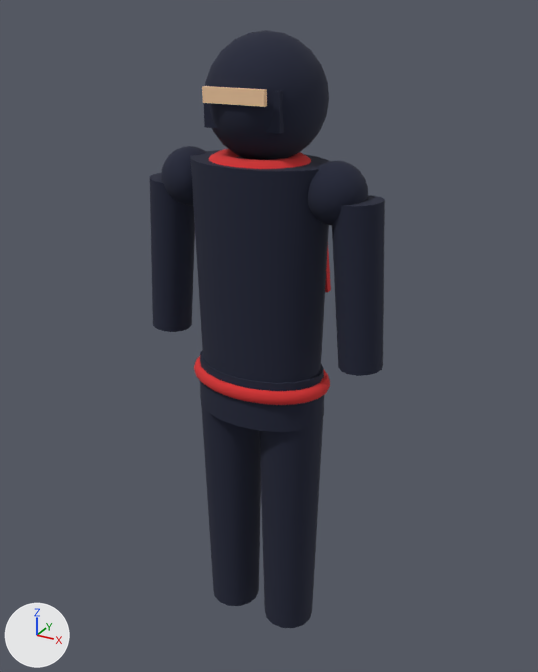
A saved change to the glTF model public/models/wear/suit_cool_1.glb.
Both versions are drawn from a 50 mm lens placed at (0.903, -1.595, 1.796), pointed at (-0.021, 0.086, 0.955). The axes (+X, +Y, +Z) are drawn at lower left. The lights are the same throughout. The older version comes first. Vertices at exactly the same position are counted once.
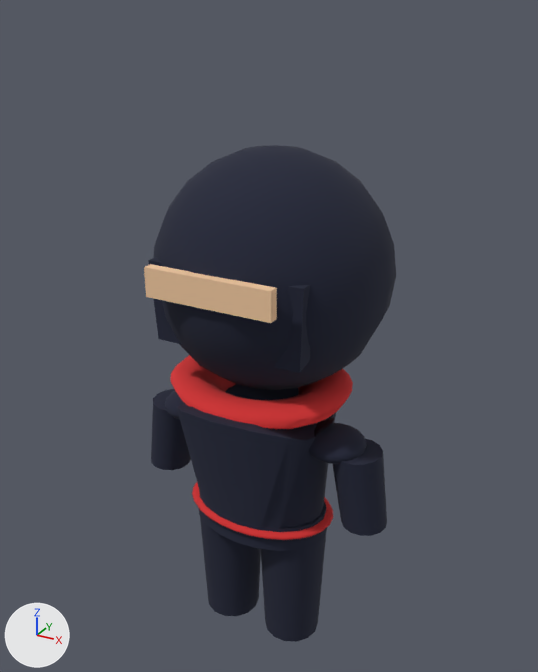
Boxes [x1, y1, x2, y2] around the edits, measured in the pictures (538 x 672 px; the box of a moved part takes in the faces that stretch with it):
```json
{"object": "Mesh_0", "change": "reshaped", "before": [150, 30, 385, 628], "after": [148, 145, 396, 642], "on screen": "17% shorter"}
{"object": "Mesh_2", "change": "reshaped", "before": [194, 149, 331, 405], "after": [171, 355, 353, 540], "on screen": "33% wider, 28% shorter"}
{"object": "Mesh_1", "change": "moved, rescaled", "before": [202, 86, 267, 107], "after": [144, 264, 277, 323], "on screen": "103% wider, 173% taller"}
{"part": 1, "of": "me_mesh_0", "change": "moved or reshaped", "before": [150, 173, 195, 332], "after": [151, 389, 191, 470]}
{"part": 2, "of": "me_mesh_0", "change": "moved or reshaped", "before": [332, 195, 385, 376], "after": [333, 439, 387, 536]}
{"part": 3, "of": "me_mesh_0", "change": "moved or reshaped", "before": [200, 350, 324, 432], "after": [199, 490, 327, 551]}
{"part": 4, "of": "me_mesh_0", "change": "moved or reshaped", "before": [200, 381, 261, 606], "after": [200, 516, 261, 616]}
{"part": 5, "of": "me_mesh_0", "change": "moved or reshaped", "before": [259, 395, 324, 628], "after": [261, 528, 327, 642]}
{"part": 6, "of": "me_mesh_0", "change": "moved or reshaped", "before": [161, 30, 368, 383], "after": [148, 145, 396, 530]}
{"part": 8, "of": "me_mesh_2", "change": "moved or reshaped", "before": [194, 356, 330, 405], "after": [192, 483, 333, 540]}
{"part": 9, "of": "me_mesh_2", "change": "moved or reshaped", "before": [325, 250, 331, 292], "on screen": "not visible afterwards"}
{"part": 10, "of": "me_mesh_2", "change": "moved or reshaped", "before": [209, 149, 311, 169], "after": [171, 355, 353, 429]}
```

The change, as JSON lines over the scene's bpy script:
```json
{"block": "me_mesh_0", "where": "# used by ob_mesh_0; location = (0.0, 0.0, 0.0)"}
{"op": "remove", "block": "me_mesh_0", "code": "me_mesh_0.from_pydata(...)  # 875 vertices, 1634 faces; spans x -0.35..0.35, y -0.13..0.18, z 0.08..1.75"}
{"op": "add", "block": "me_mesh_0", "code": "me_mesh_0.from_pydata(...)  # 875 vertices, 1634 faces; spans x -0.39..0.39, y -0.25..0.39, z 0.04..1.48"}
{"block": "me_mesh_0", "change": "me_mesh_0 part 1: the loose piece of 32 vertices spanning x -0.35..-0.2, y -0.06..0.06, z 0.97..1.39 is scaled about the mesh origin by (1.12, 1.12, 0.52)"}
{"block": "me_mesh_0", "change": "me_mesh_0 part 2: the loose piece of 32 vertices spanning x 0.2..0.35, y -0.06..0.06, z 0.97..1.39 is scaled about the mesh origin by (1.12, 1.12, 0.52)"}
{"block": "me_mesh_0", "change": "me_mesh_0 part 3: the loose piece of 44 vertices spanning x -0.19..0.19, y -0.13..0.13, z 0.78..0.92 is scaled about the mesh origin by (1.12, 1.12, 0.52)"}
{"block": "me_mesh_0", "change": "me_mesh_0 part 4: the loose piece of 32 vertices spanning x -0.19..0.0, y -0.09..0.09, z 0.08..0.86 is scaled about the mesh origin by (1.12, 1.12, 0.52)"}
{"block": "me_mesh_0", "change": "me_mesh_0 part 5: the loose piece of 32 vertices spanning x 0.0..0.19, y -0.09..0.09, z 0.08..0.86 is scaled about the mesh origin by (1.12, 1.12, 0.52)"}
{"block": "me_mesh_0", "change": "me_mesh_0 part 6: 703 of 875 vertices moved; they spanned x -0.28..0.28, y -0.13..0.18, z 0.84..1.75 and now span x -0.32..0.32, y -0.25..0.39, z 0.44..1.48; mean shift (0.0, 0.01, -0.59); largest move (-0.24, 0.0, 1.46) -> (-0.27, 0.0, 0.76)"}
{"block": "me_mesh_1", "where": "# used by ob_mesh_1; location = (0.0, 0.0, 0.0)"}
{"op": "remove", "block": "me_mesh_1", "code": "me_mesh_1.from_pydata(...)  # 8 vertices, 12 faces; spans x -0.08..0.08, y -0.119..-0.107, z 1.6..1.635"}
{"op": "add", "block": "me_mesh_1", "code": "me_mesh_1.from_pydata(...)  # 8 vertices, 12 faces; spans x -0.172..0.172, y -0.256..-0.23, z 1.158..1.233"}
{"block": "me_mesh_1", "change": "me_mesh_1 part 7: the whole mesh is scaled about its middle by 2.15, then moved by (0.0, -0.13, -0.422)"}
{"block": "me_mesh_2", "where": "# used by ob_mesh_2; location = (0.0, 0.0, 0.0)"}
{"op": "remove", "block": "me_mesh_2", "code": "me_mesh_2.from_pydata(...)  # 588 vertices, 1132 faces; spans x -0.2..0.2, y -0.136..0.14, z 0.861..1.474"}
{"op": "add", "block": "me_mesh_2", "code": "me_mesh_2.from_pydata(...)  # 588 vertices, 1132 faces; spans x -0.255..0.255, y -0.222..0.222, z 0.448..0.887"}
{"block": "me_mesh_2", "change": "me_mesh_2 part 8: the loose piece of 290 vertices spanning x -0.2..0.2, y -0.136..0.136, z 0.861..0.899 is scaled about the mesh origin by (1.12, 1.12, 0.52)"}
{"block": "me_mesh_2", "change": "me_mesh_2 part 9: the loose piece of 8 vertices spanning x 0.061..0.139, y 0.12..0.14, z 1.098..1.382 is scaled about the mesh origin by (1.12, 1.12, 0.52)"}
{"block": "me_mesh_2", "change": "me_mesh_2 part 10: 290 of 588 vertices moved; they spanned x -0.133..0.133, y -0.114..0.114, z 1.426..1.474 and now span x -0.255..0.255, y -0.222..0.222, z 0.784..0.887; mean shift (0.003, 0.0, -0.615); largest move (0.109, 0.0, 1.426) -> (0.15, 0.0, 0.784)"}
```
